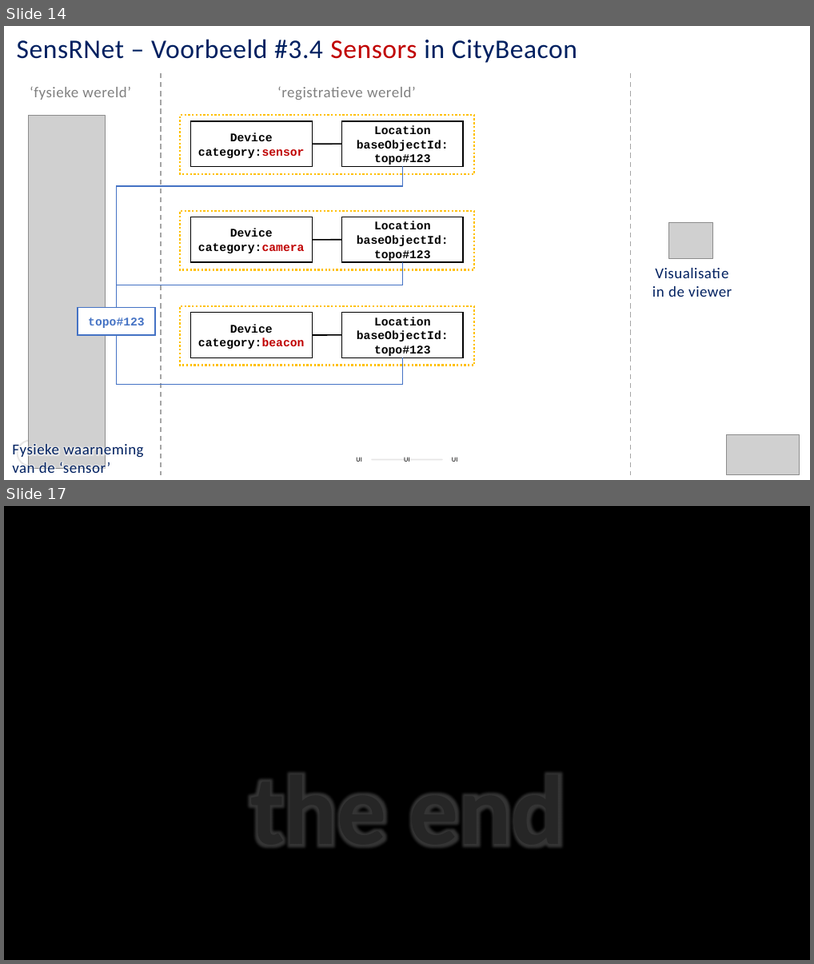
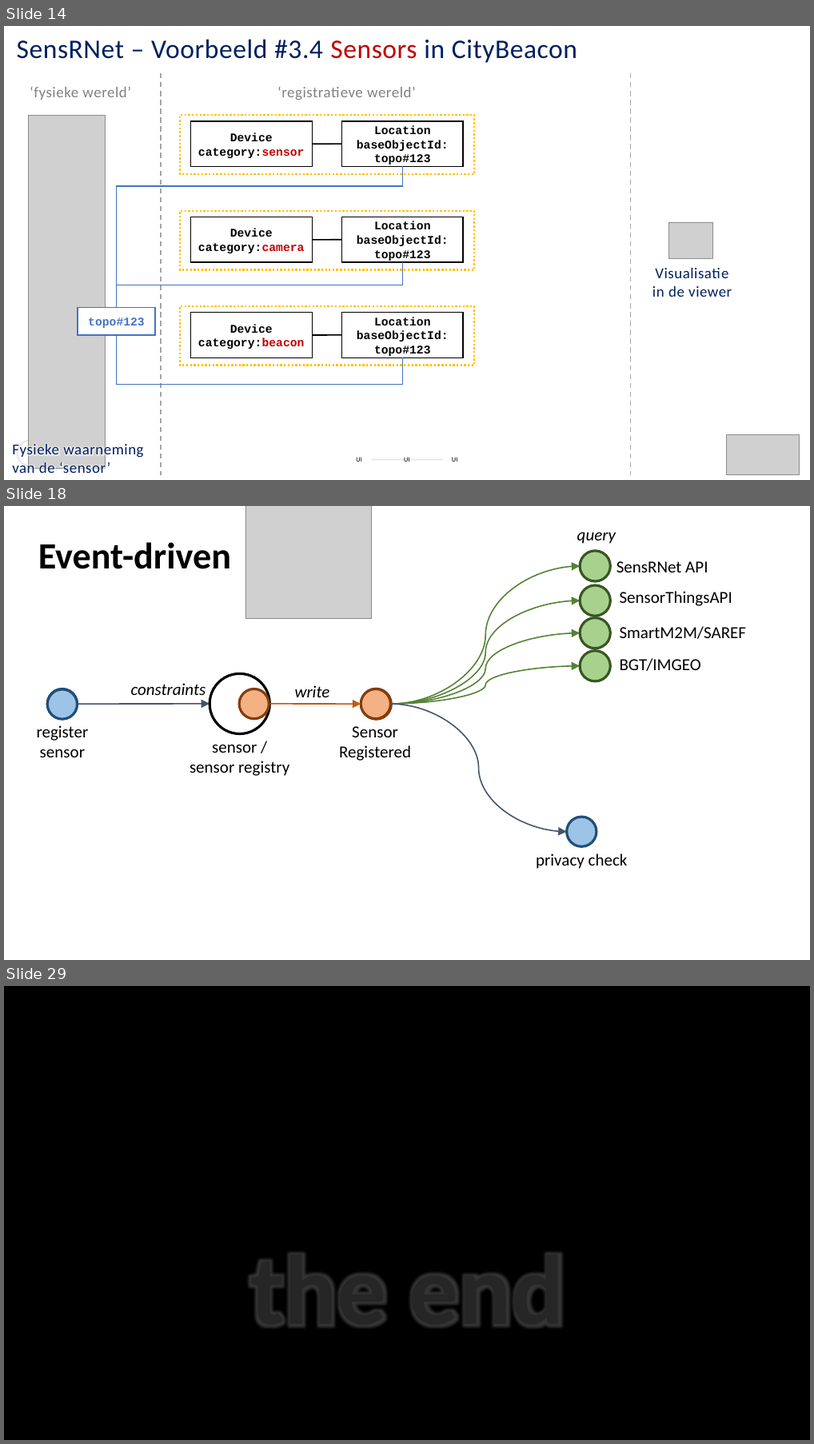
Before and after one commit to kadaster-labs/sensrnet-home, a slide deck: docs/SensRNet-Datamodel-explained.pptx. Shown one above the other, each under a label of ours: slides 14 and 17 before the commit, slides 14, 18 and 29 after it; the slides between them are not shown. The pictures are 814x964 and 814x1444 pixels, drawn with LibreOffice and Linux fonts; fonts in the diff are those of the drawing; grey boxes stand for pictures; background and template pictures are left out. Boxes give left, top, right and bottom in pixels: in the first picture for what was removed or moved away, otherwise in the second. Text is boxed around its words. In the diff, an @@ line names an element or a change of style, - is before the commit and + after.

```diff
--- a/docs/SensRNet-Datamodel-explained.pptx
+++ b/docs/SensRNet-Datamodel-explained.pptx
@@ slide 18 added at box(4, 506, 810, 960), background picture (left out) @@
@@ freeform shape added at box(4, 506, 810, 960), fill #FFFFFF at 80% opacity @@
@@ picture added at box(246, 506, 371, 619) @@
@@ text added at box(38, 542, 231, 569), 44 pt, text #000000, bold @@
+Event-driven
@@ text added at box(578, 532, 616, 544), 20 pt, text #000000, italic @@
+query
@@ ellipse added at box(581, 551, 611, 582), fill #A9D18E, outline #385723 3 pt @@
@@ curved arrow added from (392, 704) to (581, 566), #548235 1.5 pt @@
@@ text added at box(617, 561, 708, 572), 20 pt, text #000000 @@
+SensRNet API
@@ curved arrow added from (392, 704) to (581, 600), #548235 1.5 pt @@
@@ ellipse added at box(581, 585, 611, 616), fill #A9D18E, outline #385723 3 pt @@
@@ text added at box(620, 591, 733, 606), 20 pt, text #000000 @@
+SensorThingsAPI
@@ ellipse added at box(581, 618, 611, 648), fill #A9D18E, outline #385723 3 pt @@
@@ curved arrow added from (392, 704) to (581, 633), #548235 1.5 pt @@
@@ text added at box(620, 626, 747, 639), 20 pt, text #000000 @@
+SmartM2M/SAREF
@@ ellipse added at box(210, 673, 270, 733), outline #000000 3 pt @@
@@ curved arrow added from (392, 704) to (581, 666), #548235 1.5 pt @@
@@ ellipse added at box(581, 651, 611, 681), fill #A9D18E, outline #385723 3 pt @@
@@ text added at box(620, 658, 702, 671), 20 pt, text #000000 @@
+BGT/IMGEO
@@ ellipse added at box(47, 688, 77, 718), fill #9DC3E6, outline #1F4E79 3 pt @@
@@ ellipse added at box(47, 689, 77, 719), fill #9DC3E6, outline #1F4E79 3 pt @@
@@ text added at box(131, 683, 206, 700), 20 pt, text #000000, italic @@
+constraints
@@ ellipse added at box(239, 688, 269, 718), fill #F4B183, outline #843C0B 3 pt @@
@@ text added at box(295, 685, 330, 697), 20 pt, text #000000, italic @@
+write
@@ ellipse added at box(361, 688, 390, 718), fill #F4B183, outline #843C0B 3 pt @@
@@ ellipse added at box(362, 689, 391, 719), fill #F4B183, outline #843C0B 3 pt @@
@@ ellipse added at box(362, 688, 391, 718), fill #F4B183, outline #843C0B 3 pt @@
@@ arrow added from (77, 704) to (210, 704), #44546A 1.5 pt @@
@@ arrow added from (270, 704) to (361, 704), #C55A11 1.5 pt @@
@@ curved arrow added from (391, 704) to (567, 832), #44546A 1.5 pt @@
@@ text added at box(37, 725, 89, 757), 20 pt, text #000000 @@
+register
+sensor
@@ text added at box(190, 744, 290, 776), 20 pt, text #000000 @@
+sensor /
+sensor registry
@@ text added at box(339, 726, 411, 760), 20 pt, text #000000 @@
+Sensor
+Registered
@@ ellipse added at box(567, 816, 597, 846), fill #9DC3E6, outline #1F4E79 3 pt @@
@@ text added at box(536, 853, 628, 868), 20 pt, text #000000 @@
+privacy check
@@ what was slide 17 is now slide 29 @@
```
Also in this commit, not shown: 8 slides changed, 11 other slides added.
